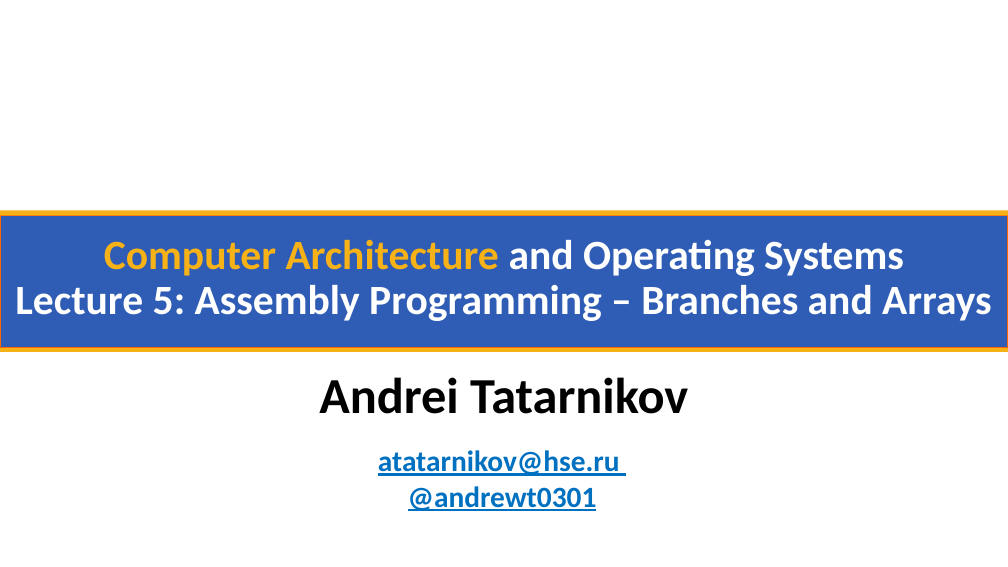
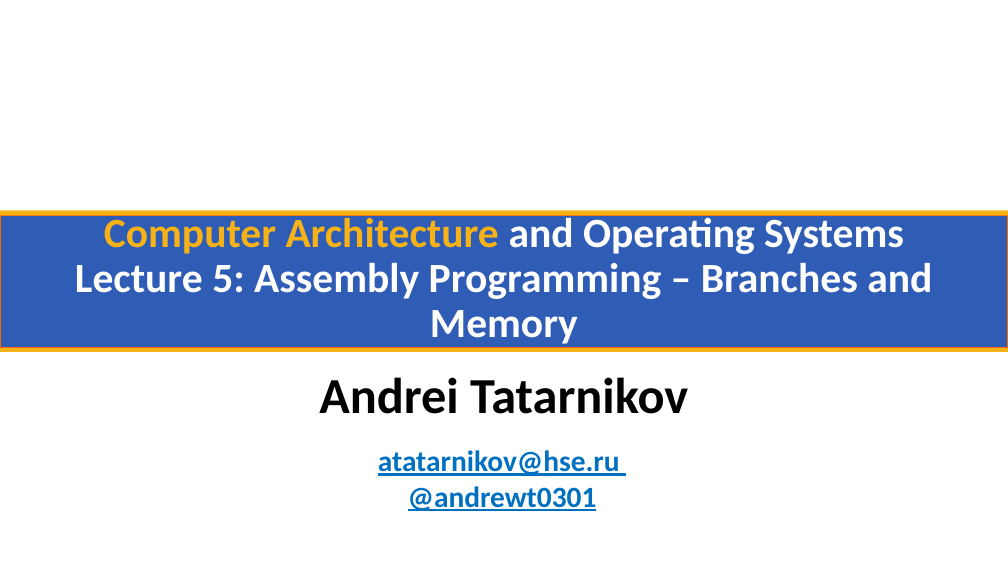
Before and after one commit to andrewt0301/hse-acos-course, a slide deck: slide 1 of docs/part1ca/05_MacrosBranchesArrays/CA_Lecture_05.pptx. Drawn at 1008x567 pixels with LibreOffice and Linux fonts; fonts in the diff are those of the drawing; background and template pictures are left out. Boxes give left, top, right and bottom in pixels: in the first picture for what was removed or moved away, otherwise in the second. Text is boxed around its words. In the diff, an @@ line names an element or a change of style, - is before the commit and + after.

```diff
--- a/docs/part1ca/05_MacrosBranchesArrays/CA_Lecture_05.pptx
+++ b/docs/part1ca/05_MacrosBranchesArrays/CA_Lecture_05.pptx
@@ title at (75,213,932,348): text changed @@
-Computer Architecture and Operating Systems
-Lecture 5: Assembly Programming – Branches and Arrays
+Computer Architecture and Operating Systems
+Lecture 5: Assembly Programming – Branches and Memory
```
Also in this commit, not shown: 1 other slide changed, 3 other files.
